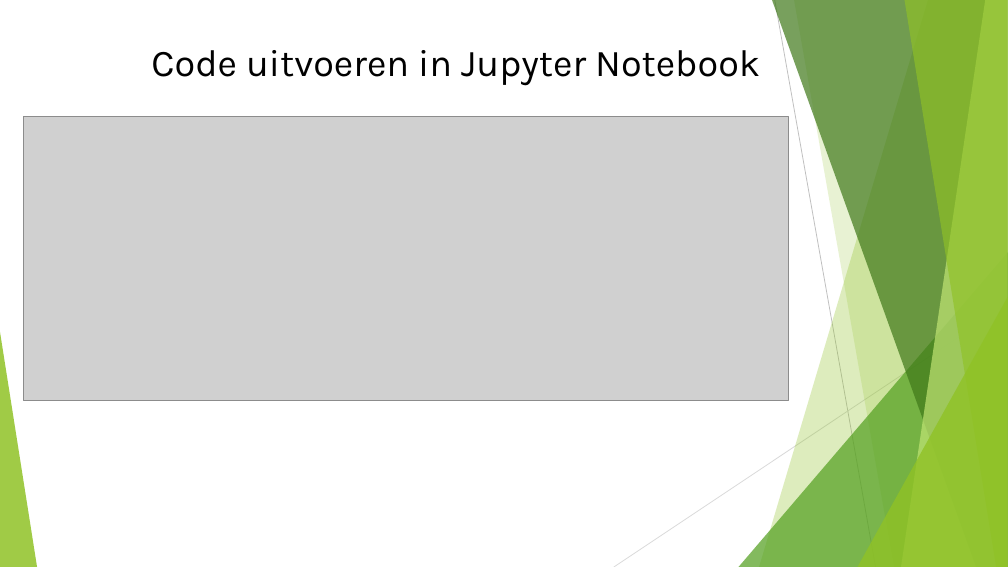
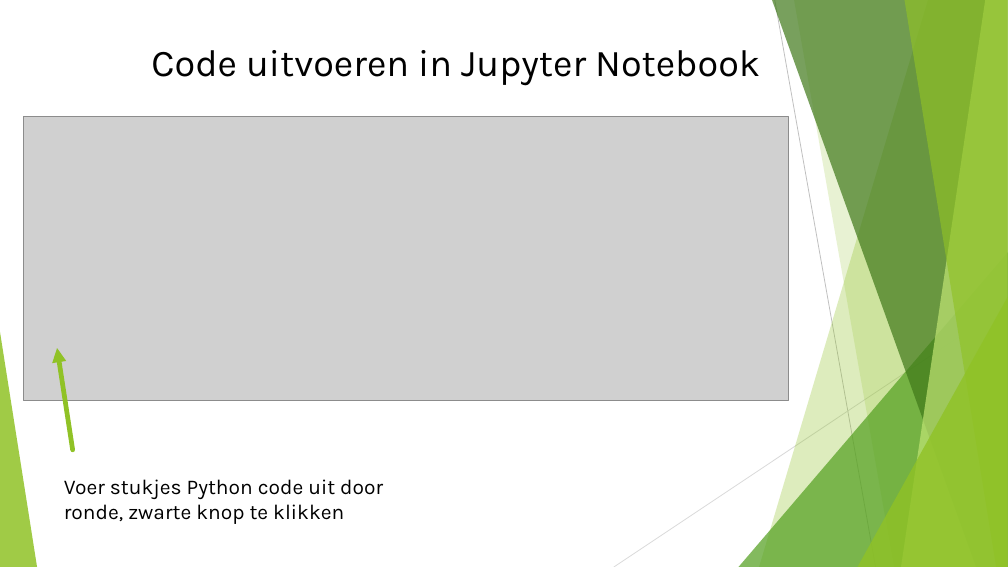
Before and after one commit to HagaZiekenhuis/python-workshops, a slide deck: slide 22 of Intro.pptx (slide 21 before the commit). Drawn at 1008x567 pixels with LibreOffice and Linux fonts; fonts in the diff are those of the drawing; grey boxes stand for pictures. Boxes give left, top, right and bottom in pixels: in the first picture for what was removed or moved away, otherwise in the second. Text is boxed around its words. In the diff, an @@ line names an element or a change of style, - is before the commit and + after.

```diff
--- a/Intro.pptx
+++ b/Intro.pptx
@@ arrow added from (73, 450) to (57, 348), #90C226 4.5 pt @@
@@ text added at (x1=64, y1=479, x2=383, y2=524), 20 pt, text #000000 @@
+Voer stukjes Python code uit door ronde, zwarte knop te klikken
```
Also in this commit, not shown: 2 slides added, 1 slide removed.
